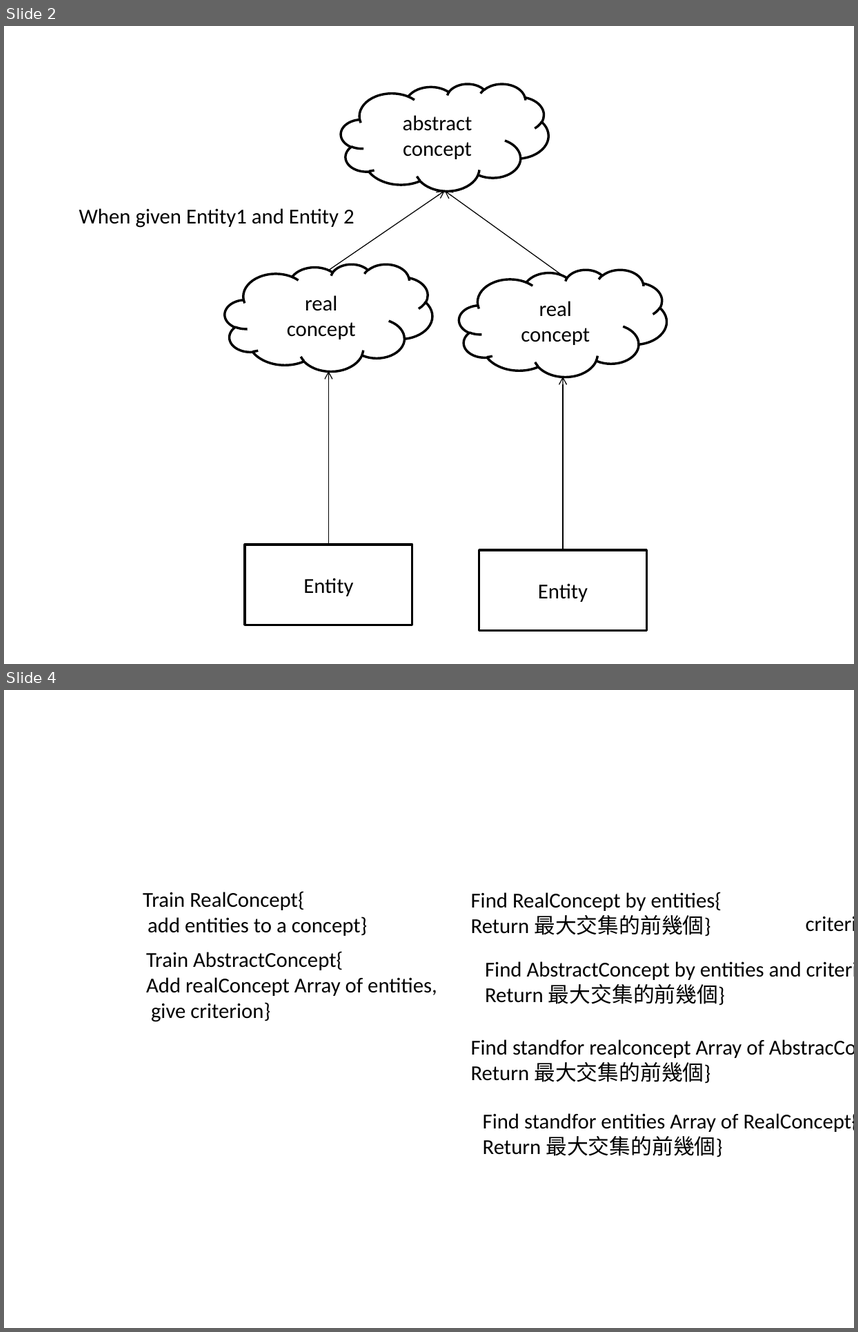
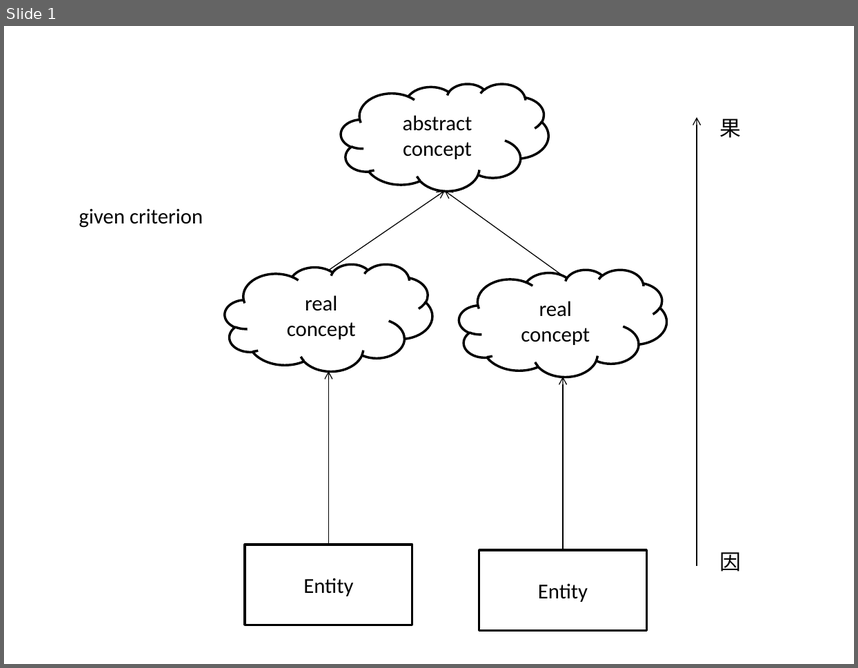
Before and after one commit to goodseeyou/Concept-EntityMining, a slide deck: Concept-Entity Mining.pptx. Shown one above the other, each under a label of ours: slides 2 and 4 before the commit, slide 1 after it; the slides between them are not shown. The pictures are 858x1332 and 858x668 pixels, drawn with LibreOffice and Linux fonts; fonts in the diff are those of the drawing. Boxes give left, top, right and bottom in pixels: in the first picture for what was removed or moved away, otherwise in the second. Text is boxed around its words. In the diff, an @@ line names an element or a change of style, - is before the commit and + after.

```diff
--- a/Concept-Entity Mining.pptx
+++ b/Concept-Entity Mining.pptx
@@ slide 4 removed at (4,690,854,1328), background #FFFFFF @@
@@ text removed at (143,891,367,936) @@
-Train RealConcept{
-add entities to a concept}
@@ text removed at (471,891,722,936) @@
-Find RealConcept by entities{
-Return 最大交集的前幾個}
@@ text removed at (797,906,854,940) @@
-criterion
@@ text removed at (146,951,437,1022) @@
-Train AbstractConcept{
-Add realConcept Array of entities,
-give criterion}
@@ text removed at (485,961,802,1005) @@
-Find AbstractConcept by entities and criterion{
-Return 最大交集的前幾個}
@@ text removed at (471,1039,764,1083) @@
-Find standfor realconcept Array of AbstracConcept{
-Return 最大交集的前幾個}
@@ text removed at (483,1113,854,1157) @@
-Find standfor entities Array of RealConcept{
-Return 最大交集的前幾個}
@@ what was slide 2 is now slide 1 @@
@@ slide 1 changed as well @@
@@ arrow added from (697, 566) to (697, 117), #000000 0.75 pt @@
@@ text added at (720,118,742,138), 18 pt, text #000000 @@
+果
@@ text at (79,209,203,227): text changed @@
-When given Entity1 and Entity 2
+given criterion
@@ text added at (720,552,742,571), 18 pt, text #000000 @@
+因
```
Also in this commit, not shown: 1 slide added, 2 other slides removed, 1 other file.
